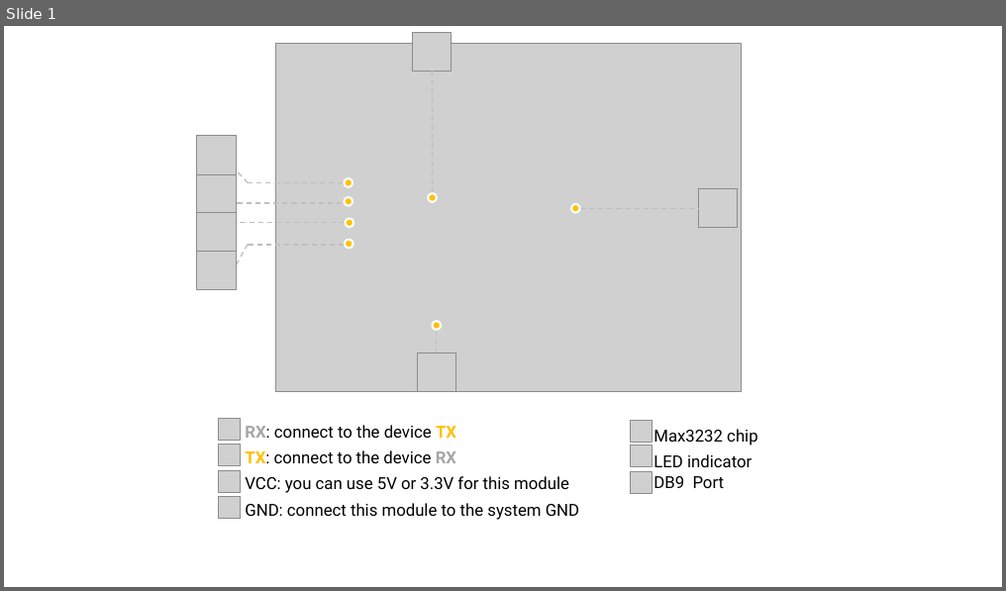
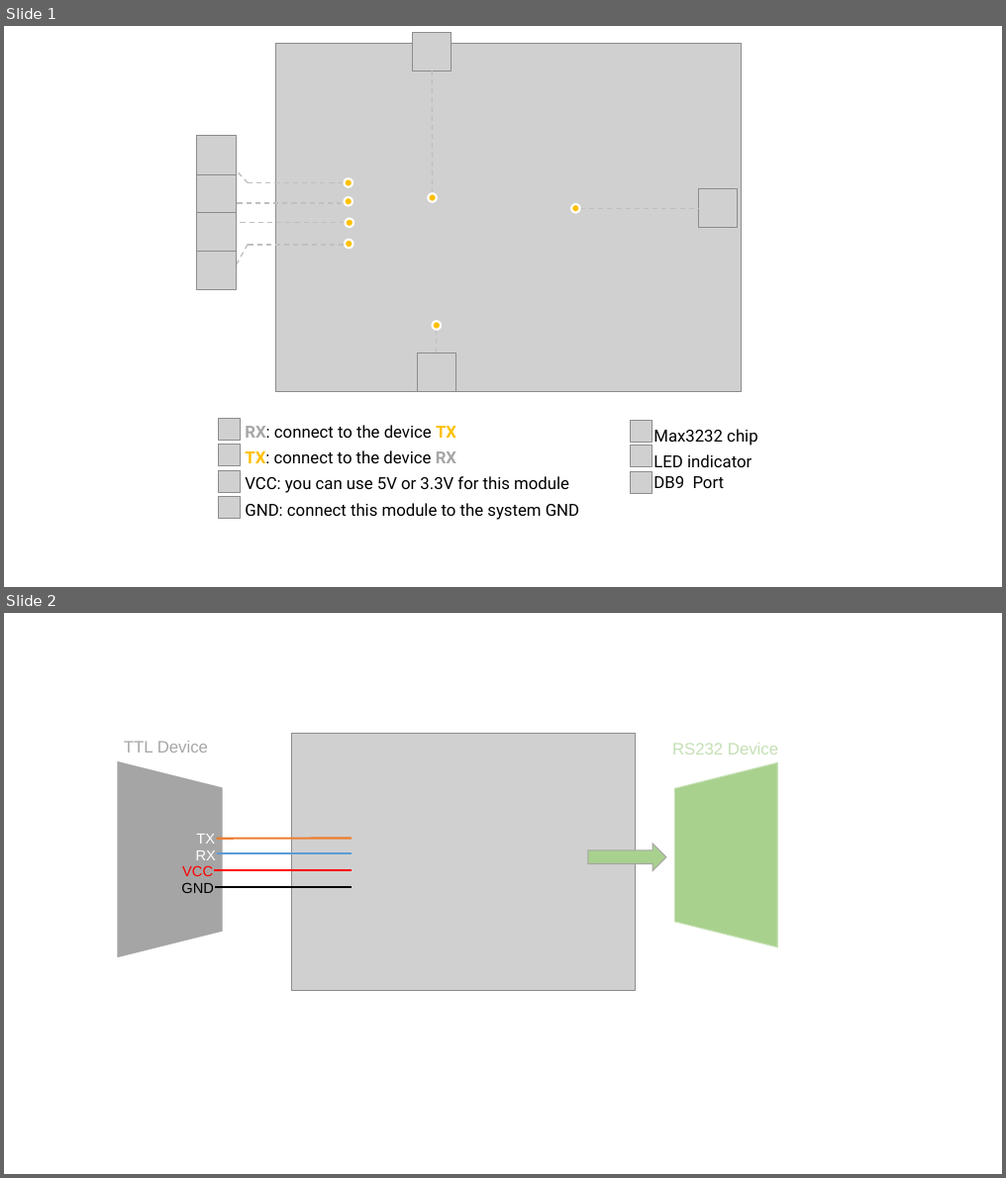
Before and after one commit to SeeedDocument/RS-232_To_TTL_Conveter-MAX3232IDR, a slide deck: img/103990363.pptx. Shown one above the other, each under a label of ours: slide 1 before the commit, slides 1 and 2 after it. The pictures are 1006x591 and 1006x1178 pixels, drawn with LibreOffice and Linux fonts; fonts in the diff are those of the drawing; grey boxes stand for pictures. Boxes give left, top, right and bottom in pixels: in the first picture for what was removed or moved away, otherwise in the second. Text is boxed around its words. In the diff, an @@ line names an element or a change of style, - is before the commit and + after.

```diff
--- a/img/103990363.pptx
+++ b/img/103990363.pptx
@@ slide 2 added at (4,613,1002,1174), background #FFFFFF @@
@@ trapezoid added at (116,761,224,959), fill #A5A5A5, outline #FFFFFF 1.5 pt @@
@@ text added at (124,741,208,753), 16 pt, text #A6A6A6 @@
+TTL Device
@@ picture added at (292,733,636,990) @@
@@ text added at (672,743,778,755), 16 pt, text #C5E0B4 @@
+RS232 Device
@@ trapezoid added at (675,763,778,948), fill #A9D18E, outline #C5E0B4 1 pt @@
@@ text added at (196,834,215,844), 14 pt, text #FFFFFF @@
+TX
@@ line added from (351, 839) to (217, 839), #ED7D31 2 pt @@
@@ right arrow added at (588,844,665,870), fill #A9D18E, outline #A6A6A6 1 pt @@
@@ text added at (182,866,213,876), 14 pt, text #FF0000 @@
+VCC
@@ text added at (196,851,216,861), 14 pt, text #FFFFFF @@
+RX
@@ line added from (351, 870) to (214, 870), #FF0000 2 pt @@
@@ line added from (351, 854) to (217, 854), #5B9BD5 2 pt @@
@@ text added at (181,883,214,893), 14 pt, text #000000 @@
+GND
@@ line added from (351, 888) to (215, 888), #000000 2 pt @@
```
Also in this commit, not shown: 1 other file.
